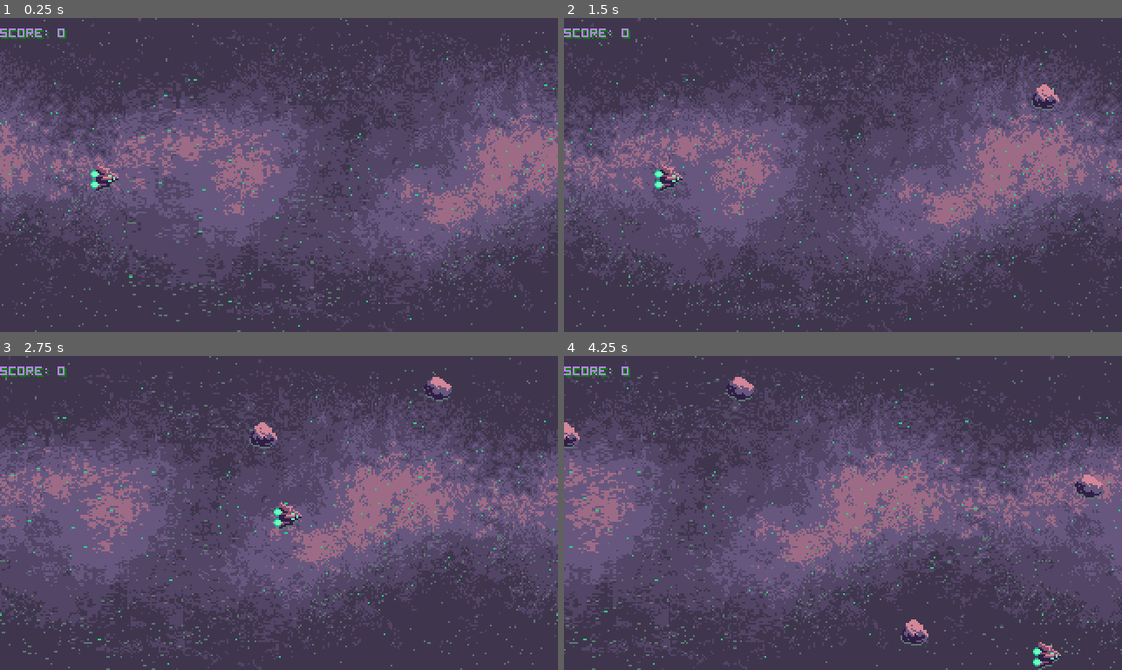
Above: before the commit, frames 1-4 (two rows, left to right).
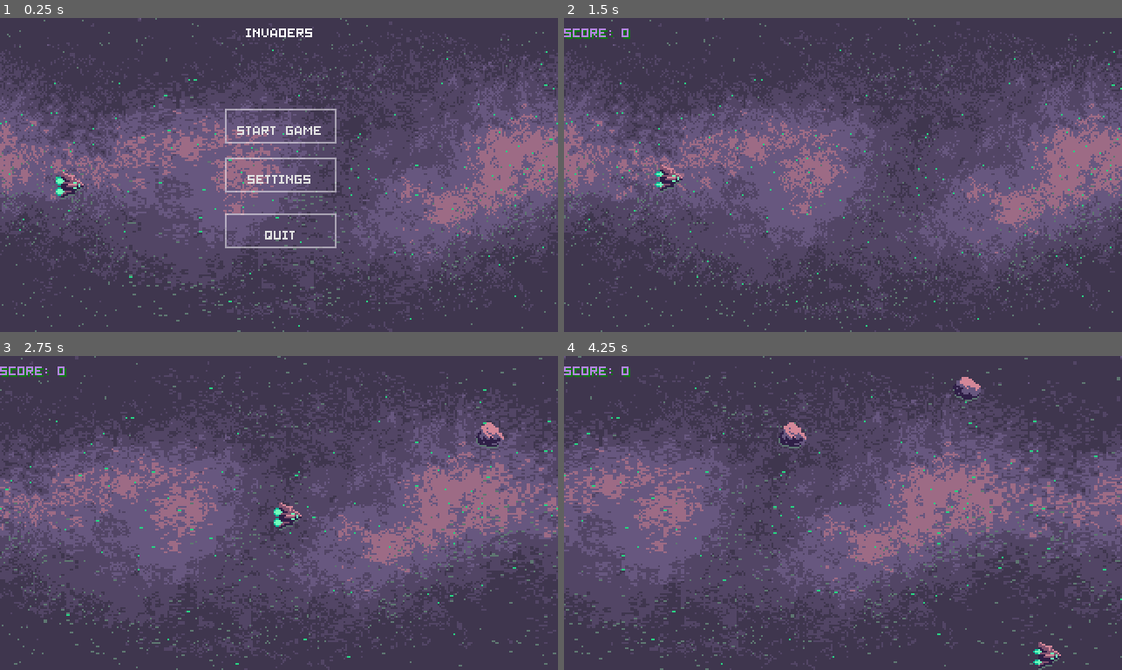
Above: after the commit, the same moments.

Repository: IamMuuo/asteroids
Game: Godot game, scene res://Scenes/MainMenu.tscn
Same seed, same stepped clock (60 frames per second), same inputs: the game is played once before the commit and once after it. Before the commit the project starts from res://Scenes/stage.tscn.
Inputs (mouse positions are in pixels of both pictures, inside the frame that each line leads up to):
- Up to frame 1 (0.25 s): no input
- Up to frame 2 (1.5 s): click (843, 175) at 0.5 s, where only the run after the commit has a clickable "SETTINGS"; click (843, 124) at 1.25 s, where only the run after the commit has a clickable "START GAME"
- Up to frame 3 (2.75 s): tap Enter at 2 s; hold Right from 2.03 s (still down); hold Enter from 2.03 s (still down); tap Space at 2.27 s
- Up to frame 4 (4.25 s): release Right at 2.78 s; release Enter at 2.78 s; hold Down 2.78-3.53 s; tap Enter at 2.85 s; tap Space at 3.02 s; hold Right from 3.53 s (still down); hold Enter from 3.53 s (still down)

The runs differ from the first frame. In frame 1, 2.3% of the frame differs, in the area x 0-61%, y 3-74%; in frame 2, 28%; in frame 3, 28%; in frame 4, 29%, in the area x 0-100%, y 0-100%.

Commit message:
Got main menu to start game

Diff:
--- a/Scenes/MainMenu.tscn
+++ b/Scenes/MainMenu.tscn
@@ -26,27 +26,27 @@
 "_edit_lock_": true
 }
 
-[node name="Label" type="Label" parent="."]
+[node name="banner" type="Label" parent="."]
 margin_left = 141.0
 margin_right = 180.0
 margin_bottom = 14.0
 text = "INVADERS"
 
-[node name="Button" type="Button" parent="."]
+[node name="start" type="Button" parent="."]
 margin_left = 129.0
 margin_top = 52.0
 margin_right = 193.0
 margin_bottom = 72.0
 text = "START GAME"
 
-[node name="Button2" type="Button" parent="."]
+[node name="settings" type="Button" parent="."]
 margin_left = 129.0
 margin_top = 80.0
 margin_right = 193.0
 margin_bottom = 100.0
 text = "SETTINGS"
 
-[node name="Button3" type="Button" parent="."]
+[node name="quit" type="Button" parent="."]
 margin_left = 129.0
 margin_top = 112.0
 margin_right = 193.0
--- a/project.godot
+++ b/project.godot
@@ -11,7 +11,7 @@
 [application]
 
 config/name="invaders"
-run/main_scene="res://Scenes/stage.tscn"
+run/main_scene="res://Scenes/MainMenu.tscn"
 config/icon="res://icon.png"
 
 [autoload]
--- a/scripts/menu.gd
+++ b/scripts/menu.gd
@@ -6,8 +6,19 @@
 const scroll_speed = 30.0
 
 onready var background = get_node("background")
+onready var start = get_node("start")
+onready var quit = get_node("quit")
+
 func _process(delta):
 	background.position += Vector2(delta * -scroll_speed, 0.0)
 
 	if background.position.x <= -SCREEN_WIDTH:
 		background.position.x += SCREEN_WIDTH
+
+
+	if start.pressed:
+		get_node("player").position.x += 20
+		get_tree().change_scene("res://Scenes/stage.tscn")
+
+	if quit.pressed:
+		get_tree().quit()
